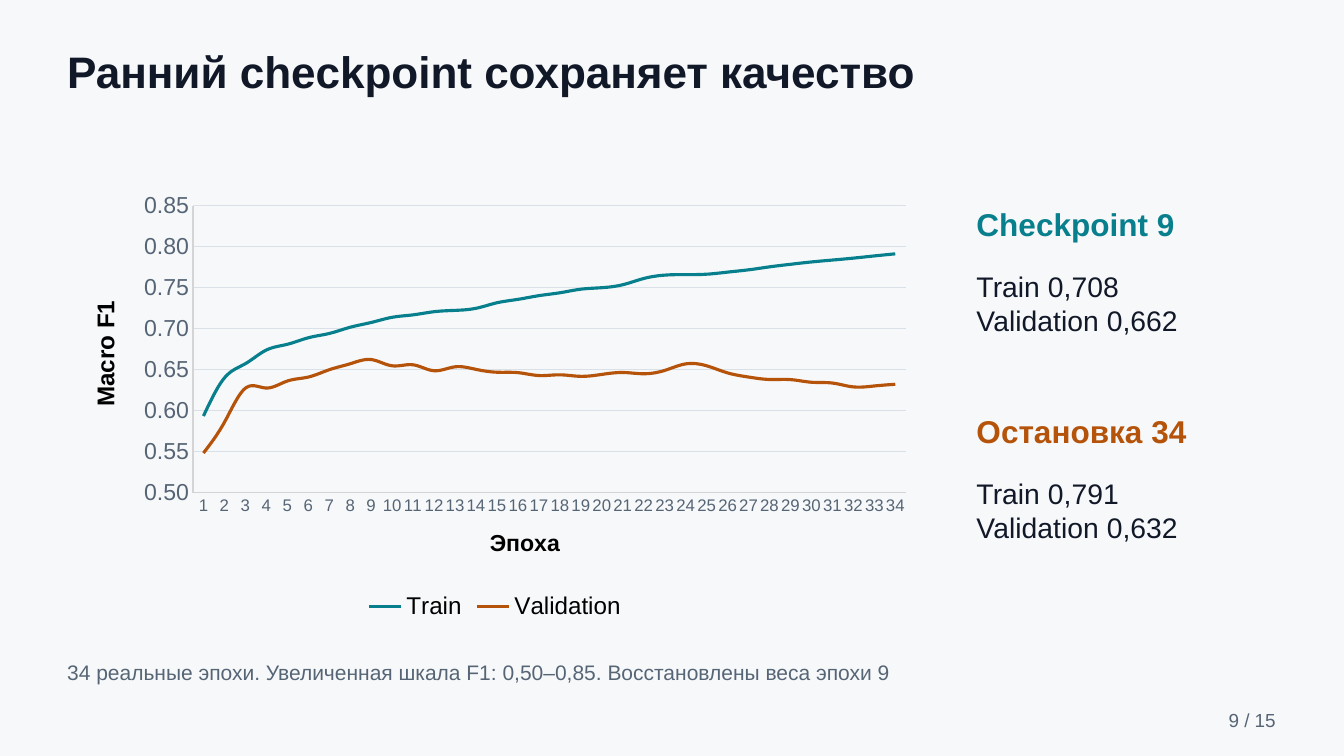
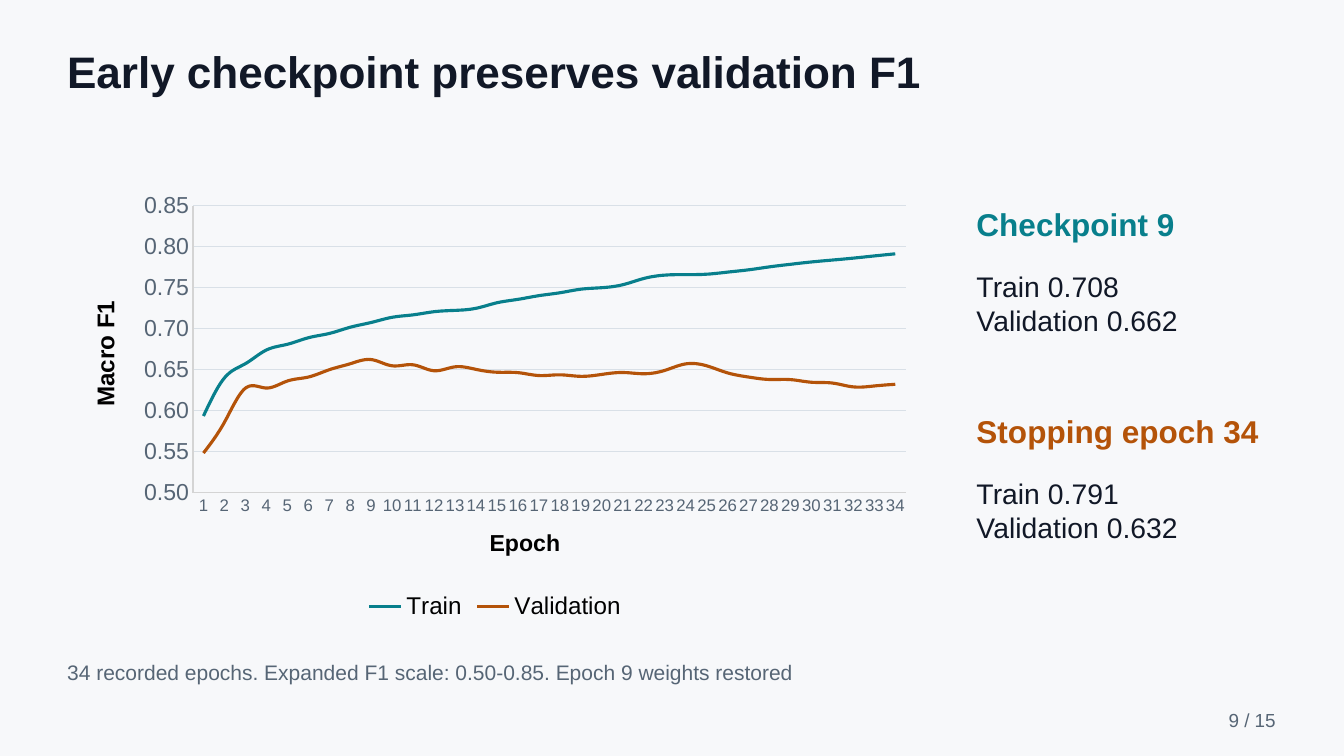
Before and after one commit to ansarchik17/machine_learning_final, a slide deck: slide 9 of output/presentation/student_outcomes_presentation.pptx. Drawn at 1344x756 pixels with LibreOffice and Linux fonts; fonts in the diff are those of the drawing. Boxes give left, top, right and bottom in pixels: in the first picture for what was removed or moved away, otherwise in the second. Text is boxed around its words. In the diff, an @@ line names an element or a change of style, - is before the commit and + after.

```diff
--- a/output/presentation/student_outcomes_presentation.pptx
+++ b/output/presentation/student_outcomes_presentation.pptx
@@ text at bbox=[67, 56, 920, 96]: text changed @@
-Ранний checkpoint сохраняет качество
+Early checkpoint preserves validation F1
@@ line chart at bbox=[68, 184, 924, 625] @@
@@ category axis title "Эпоха " to "Epoch " @@
@@ text at bbox=[976, 276, 1178, 332]: text changed @@
-Train 0,708
-Validation 0,662
+Train 0.708
+Validation 0.662
@@ text at bbox=[976, 420, 1258, 449]: text changed @@
-Остановка 34
+Stopping epoch 34
@@ text at bbox=[976, 483, 1178, 539]: text changed @@
-Train 0,791
-Validation 0,632
+Train 0.791
+Validation 0.632
@@ text at bbox=[67, 665, 792, 684]: text changed @@
-34 реальные эпохи. Увеличенная шкала F1: 0,50–0,85. Восстановлены веса эпохи 9
+34 recorded epochs. Expanded F1 scale: 0.50-0.85. Epoch 9 weights restored
```
Also in this commit, not shown: 13 other slides changed, 1 slide added, 1 slide removed, 21 other files.
